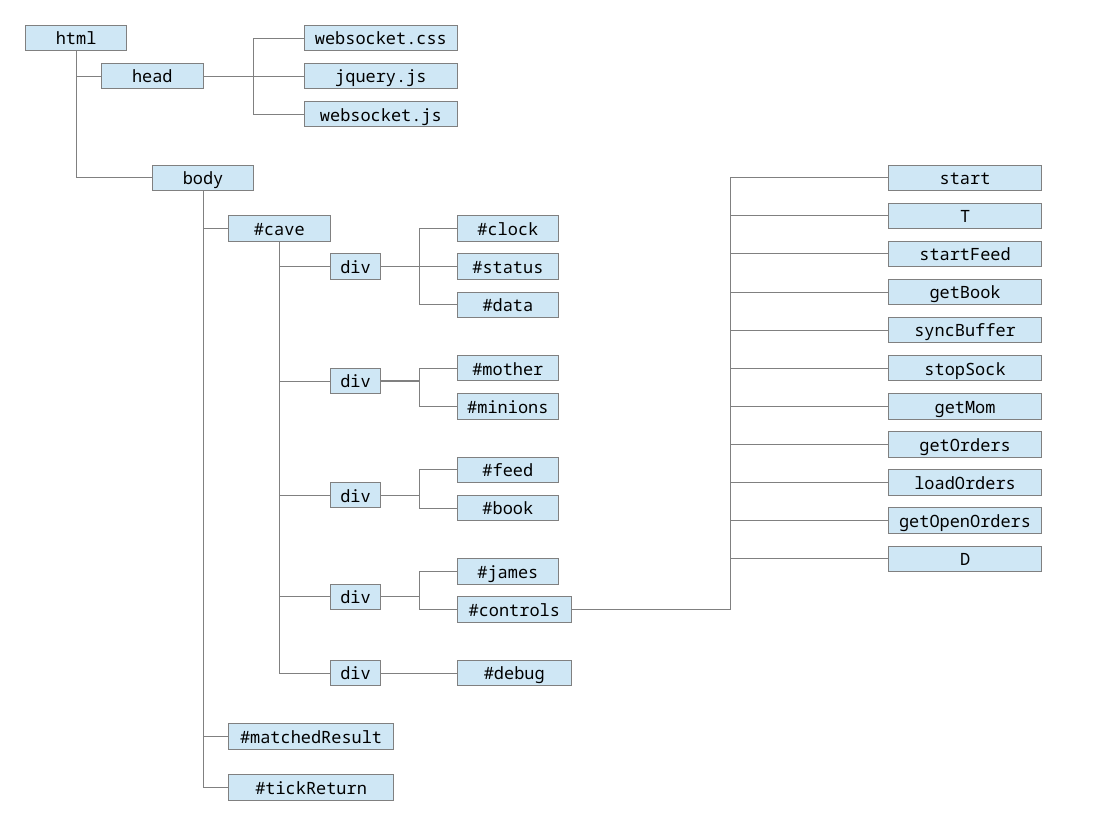
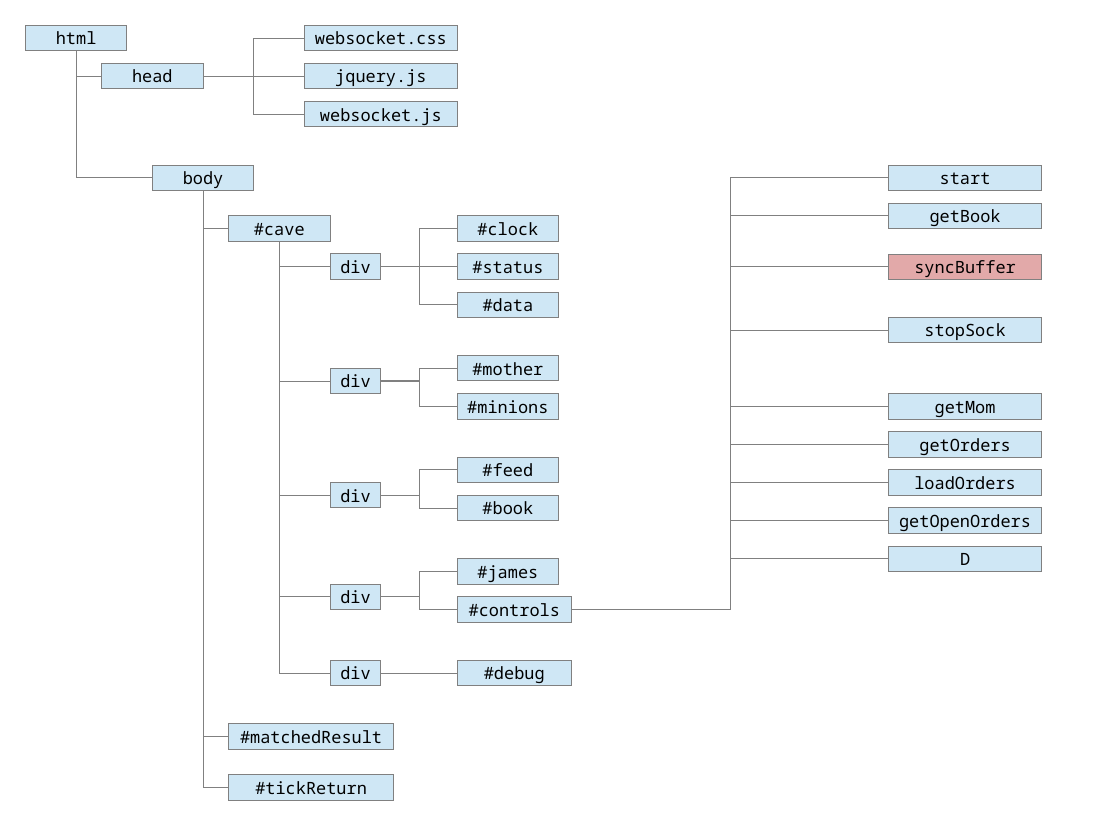
Before and after one commit to JamesLeB/Stout, a slide deck: slide 3 of Documents/Zek.odp. Drawn at 1120x840 pixels with LibreOffice and Linux fonts; fonts in the diff are those of the drawing. Boxes give left, top, right and bottom in pixels: in the first picture for what was removed or moved away, otherwise in the second. Text is boxed around its words. In the diff, an @@ line names an element or a change of style, - is before the commit and + after.

```diff
--- a/Documents/Zek.odp
+++ b/Documents/Zek.odp
@@ rectangle "getBook": place and size @@
-rectangle "getBook" at <box>889,279,1042,305</box>
+rectangle "getBook" at <box>889,203,1042,229</box>
@@ rectangle removed at <box>889,203,1042,229</box> @@
-T
@@ elbow line moved from (571, 610) - (889, 254) to (571, 610) - (889, 266) @@
@@ rectangle "syncBuffer": place and size @@
-rectangle "syncBuffer" at <box>889,317,1042,343</box>
+rectangle "syncBuffer" at <box>889,254,1042,279</box>
@@ rectangle "syncBuffer" at <box>889,254,1042,279</box>: fill #CFE7F5 to #E2A9A9 @@
@@ rectangle removed at <box>889,241,1042,266</box> @@
-startFeed
@@ elbow line removed from (571, 610) to (889, 292) @@
@@ rectangle "stopSock": place and size @@
-rectangle "stopSock" at <box>889,356,1042,381</box>
+rectangle "stopSock" at <box>889,317,1042,343</box>
@@ elbow line removed from (571, 610) to (889, 368) @@
```
Also in this commit, not shown: 1 other slide changed, 1 slide added.
